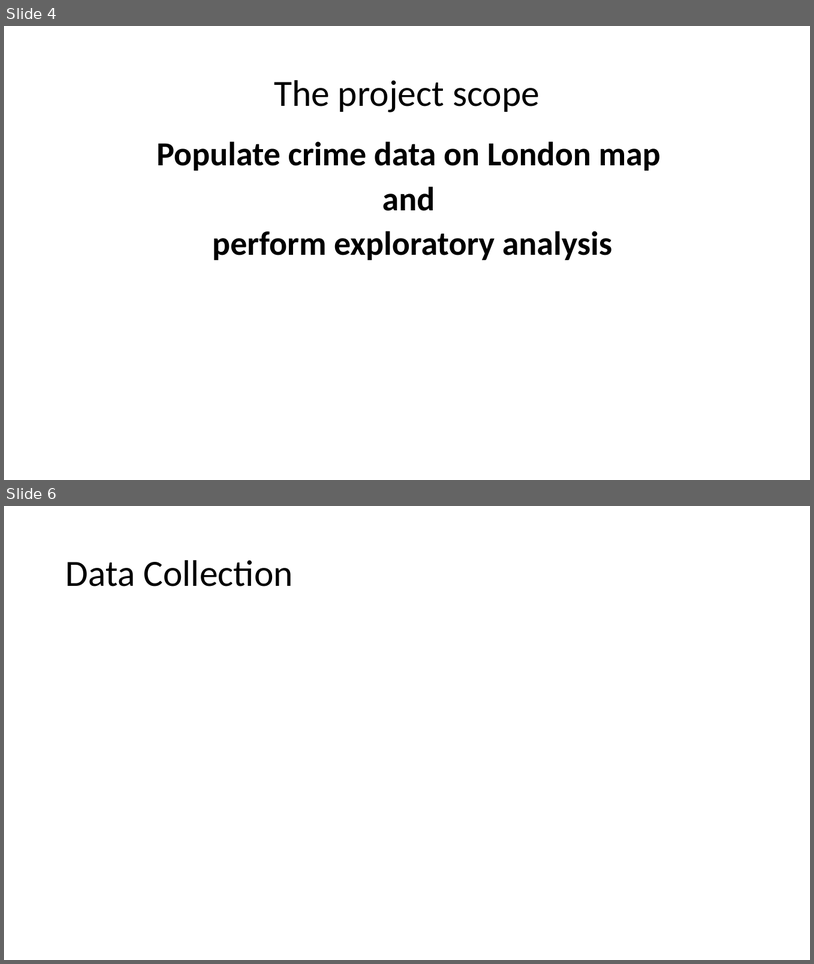
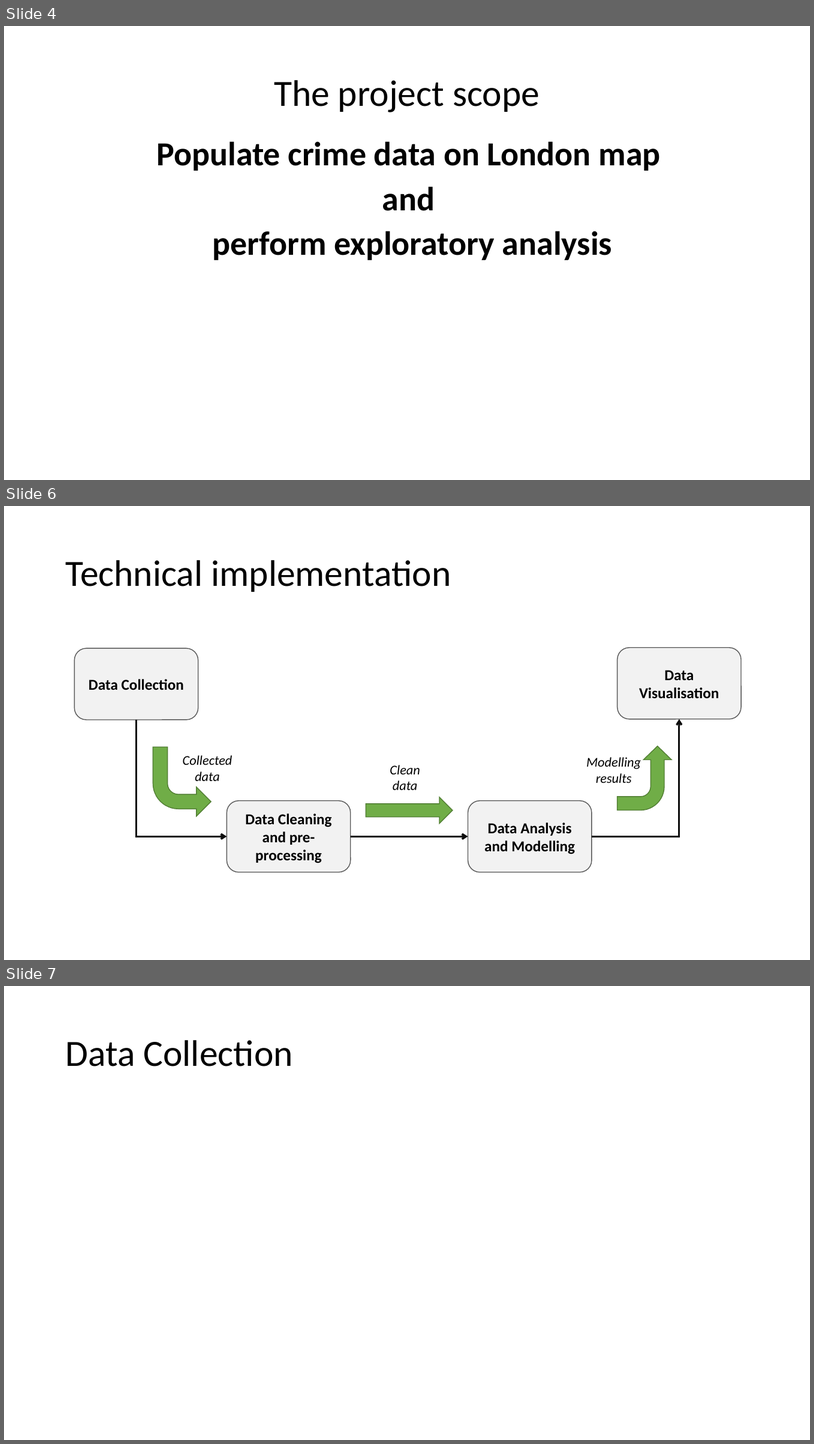
Before and after one commit to manullamas/CrimeDV, a slide deck: Presentation/Team5_Final.pptx. Shown one above the other, each under a label of ours: slides 4 and 6 before the commit, slides 4, 6 and 7 after it; the slides between them are not shown. The pictures are 814x964 and 814x1444 pixels, drawn with LibreOffice and Linux fonts; fonts in the diff are those of the drawing. Boxes give left, top, right and bottom in pixels: in the first picture for what was removed or moved away, otherwise in the second. Text is boxed around its words. In the diff, an @@ line names an element or a change of style, - is before the commit and + after.

```diff
--- a/Presentation/Team5_Final.pptx
+++ b/Presentation/Team5_Final.pptx
@@ slide 6 added at box(4, 506, 810, 960), background #FFFFFF @@
@@ title added at box(65, 560, 452, 592), 44 pt, text #000000 @@
+Technical implementation
@@ group added at box(74, 648, 742, 872): 4 rounded rectangles, 3 texts, 2 elbow arrows, 2 bent arrows, 1 arrow, 1 right arrow @@
+Data Collection
+Data Analysis and Modelling
+Data Cleaning and pre-processing
+Data Visualisation
+Collected data
+Clean data
+Modelling results
@@ what was slide 6 is now slide 7 @@
```
Also in this commit, not shown: 2 slides changed, 3 other slides added, 3 slides removed.
